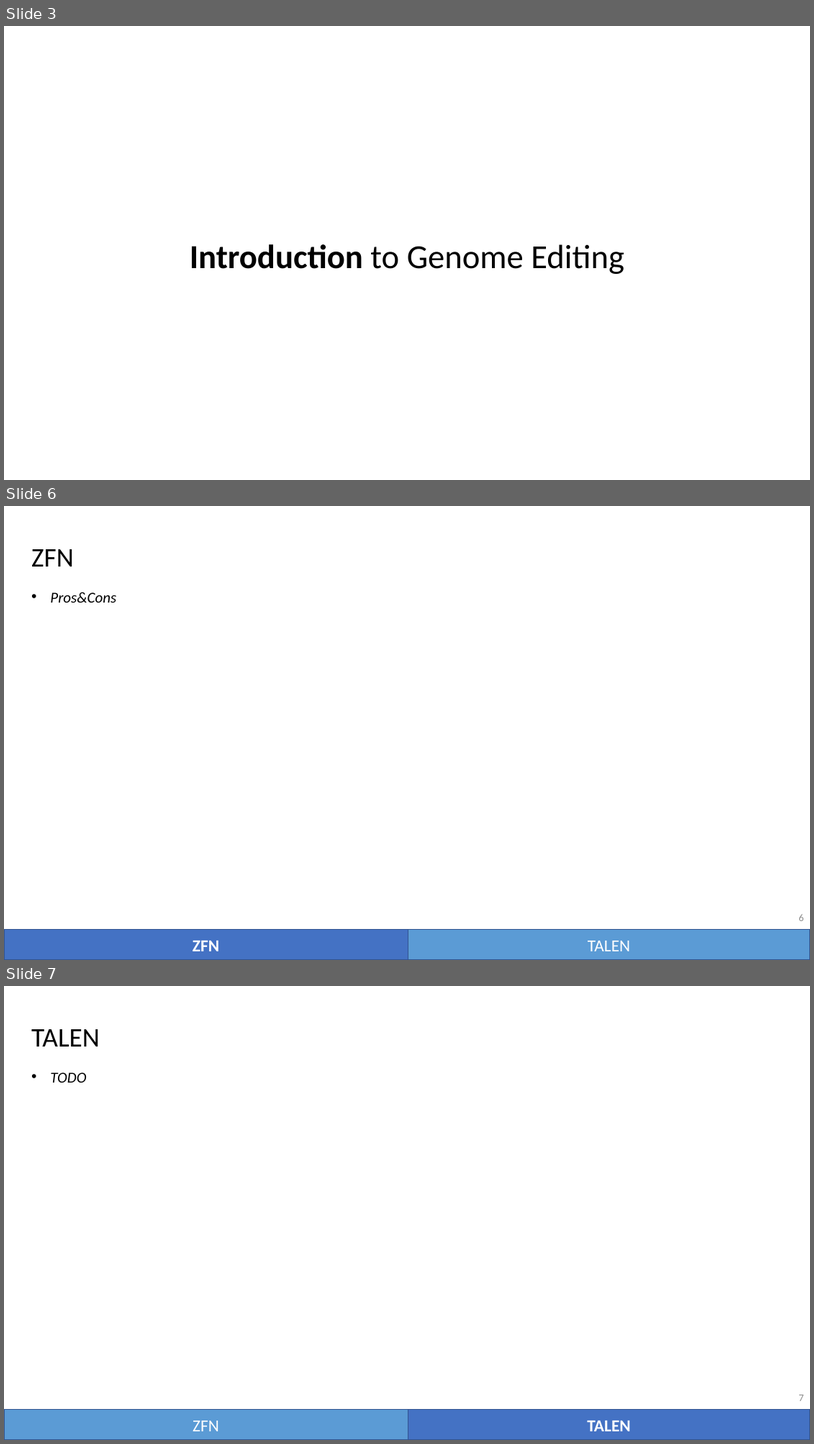
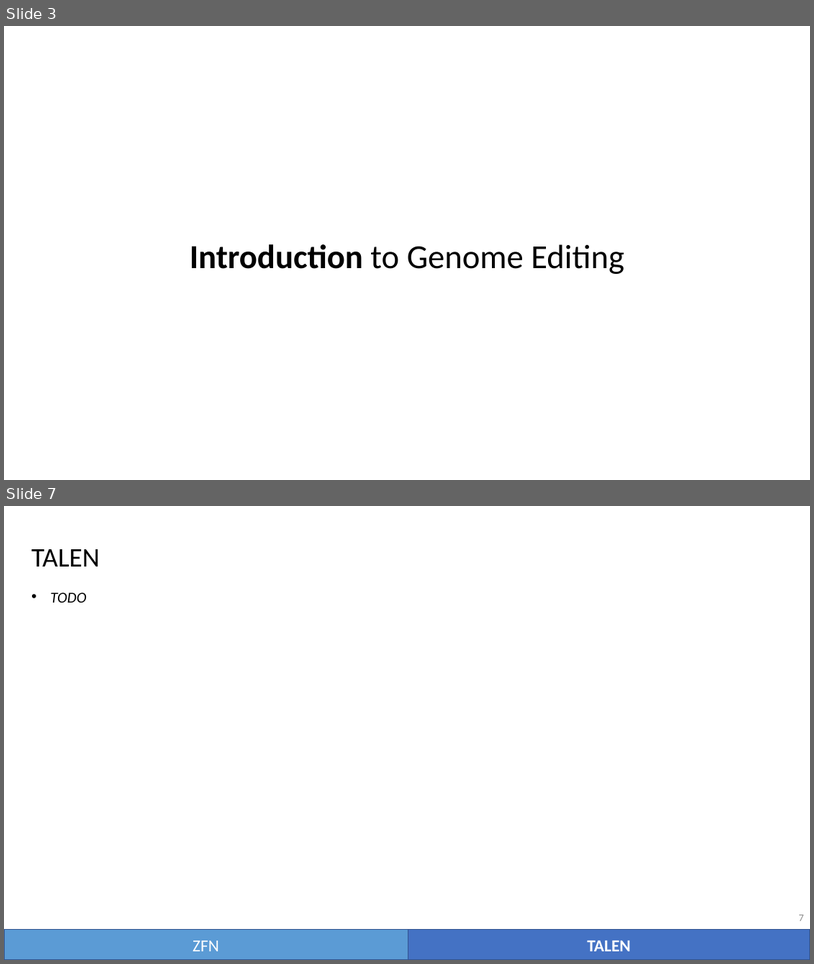
Before and after one commit to vwOvOwv/PKU-Undergraduate-Course, a slide deck: 遗传学(Genetics)/讨论课/Topic-3_遗传学技术/CRISPR-Cas.pptx. Shown one above the other, each under a label of ours: slides 3, 6 and 7 before the commit, slides 3 and 7 after it; the slides between them are not shown. The pictures are 814x1444 and 814x964 pixels, drawn with LibreOffice and Linux fonts; fonts in the diff are those of the drawing. Boxes give left, top, right and bottom in pixels: in the first picture for what was removed or moved away, otherwise in the second. Text is boxed around its words. In the diff, an @@ line names an element or a change of style, - is before the commit and + after.

```diff
--- a/遗传学(Genetics)/讨论课/Topic-3_遗传学技术/CRISPR-Cas.pptx
+++ b/遗传学(Genetics)/讨论课/Topic-3_遗传学技术/CRISPR-Cas.pptx
@@ slide 6 removed at (x1=4, y1=506, x2=810, y2=960), background #FFFFFF @@
@@ text removed at (x1=31, y1=549, x2=74, y2=566) @@
-ZFN
@@ text removed at (x1=50, y1=592, x2=116, y2=602) @@
-• Pros&Cons
@@ page number removed at (x1=799, y1=914, x2=804, y2=921) @@
-6
@@ rectangle removed at (x1=4, y1=929, x2=408, y2=960) @@
-ZFN
@@ rectangle removed at (x1=408, y1=929, x2=810, y2=960) @@
-TALEN
```
Also in this commit, not shown: 2 slides changed, 1 slide added, 1 other slide removed.
